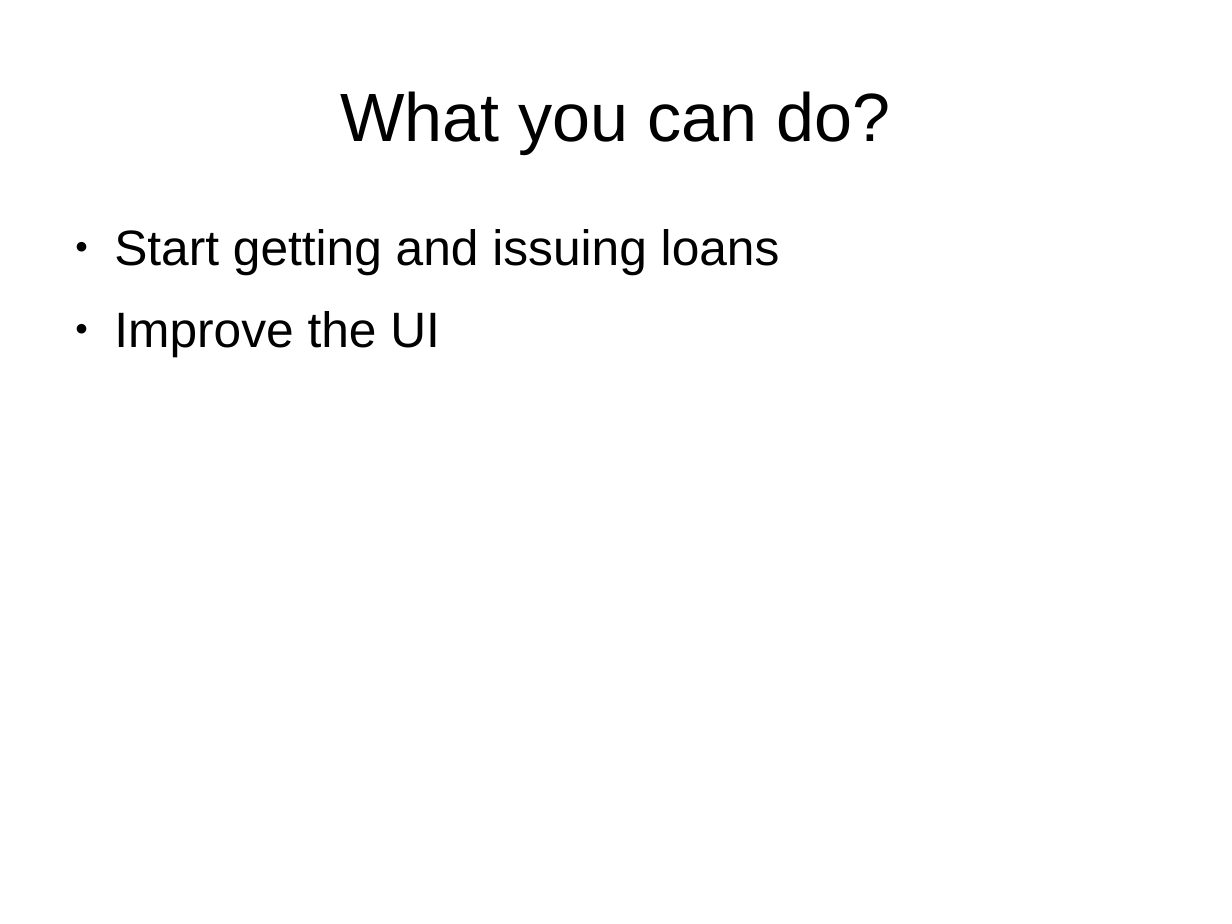
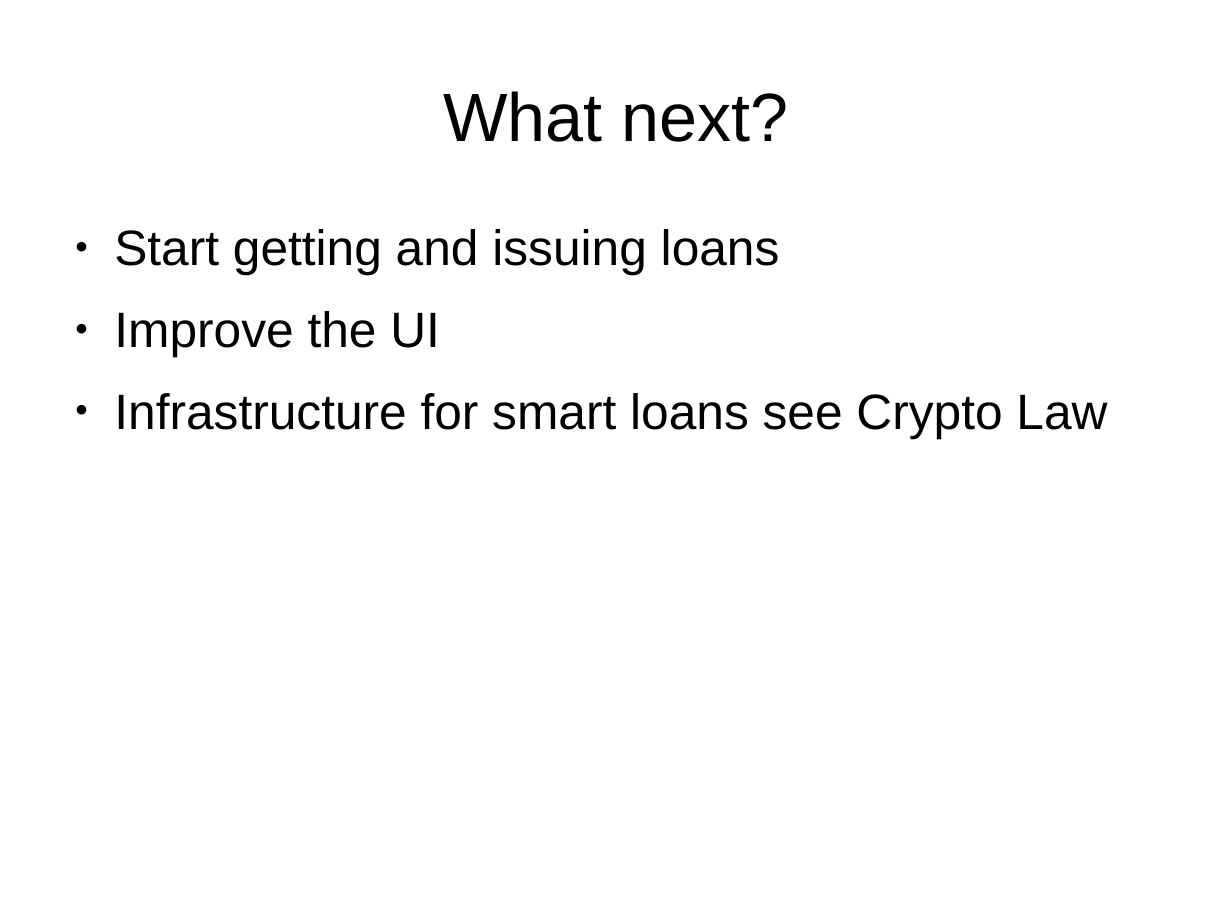
Before and after one commit to joequant/bitquant, a slide deck: slide 13 of pitchdecks/tech.odp. Drawn at 1232x924 pixels with LibreOffice and Linux fonts; fonts in the diff are those of the drawing. Boxes give left, top, right and bottom in pixels: in the first picture for what was removed or moved away, otherwise in the second. Text is boxed around its words. In the diff, an @@ line names an element or a change of style, - is before the commit and + after.

Commit message:
talk tweaks

```diff
--- a/pitchdecks/tech.odp
+++ b/pitchdecks/tech.odp
@@ title at box(443, 91, 788, 142): text changed @@
-What you can do?
+What next?
@@ text at box(114, 393, 1107, 438): paragraph added @@
+● Infrastructure for smart loans see Crypto Law
```
Also in this commit, not shown: 1 other slide changed, 1 other file.
